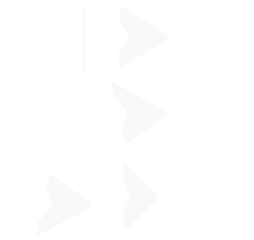
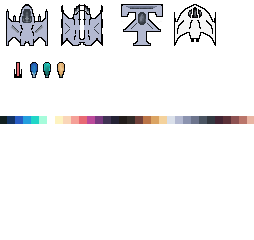
Before/after of a 254x240 layered artwork. What changed in the layer stack:
added layer "Paint Layer 1 (pasted)" above "Paint Layer 1 Merged" over <box>0,64,254,192</box>
painted on "Paint Layer 1 Merged" over <box>0,4,254,235</box>
painted on "Background" over <box>0,4,254,235</box>
